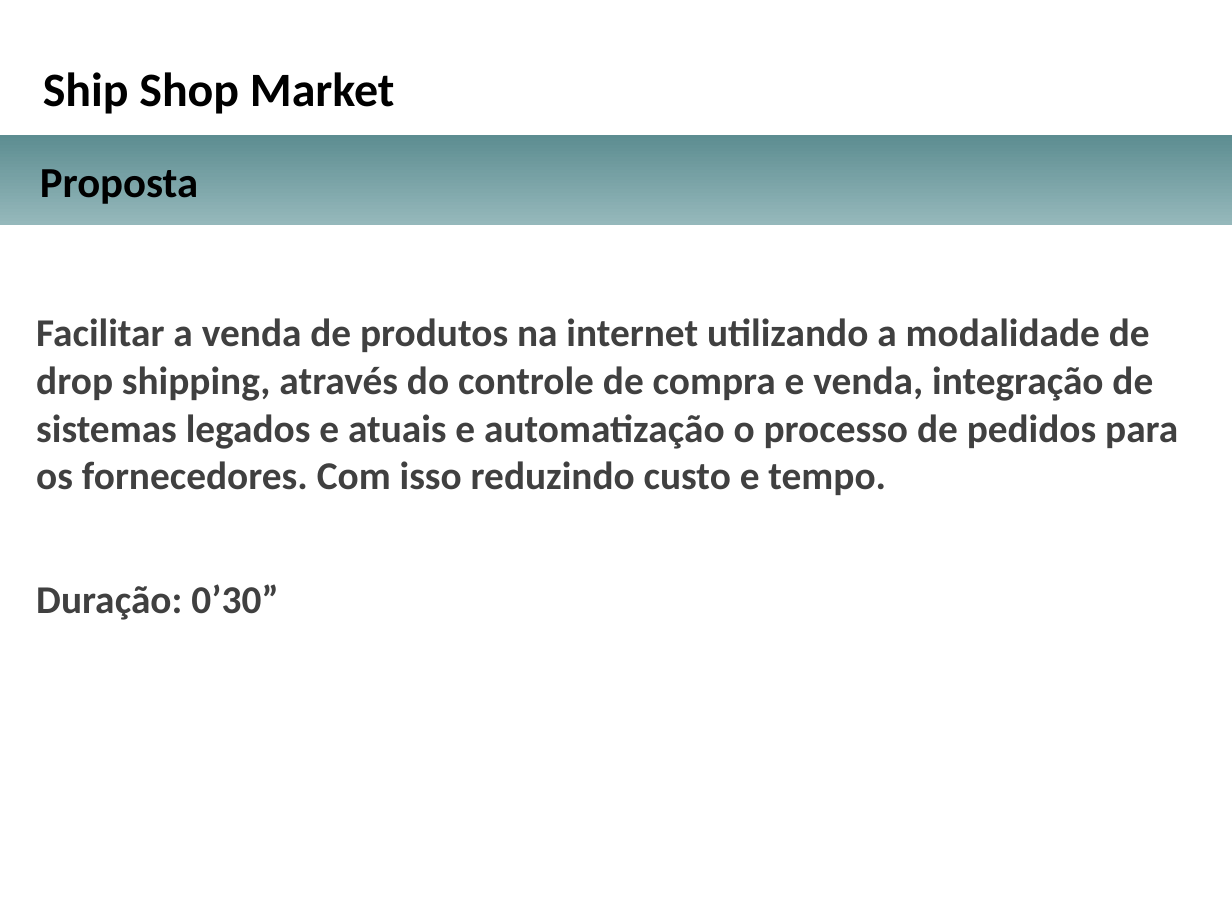
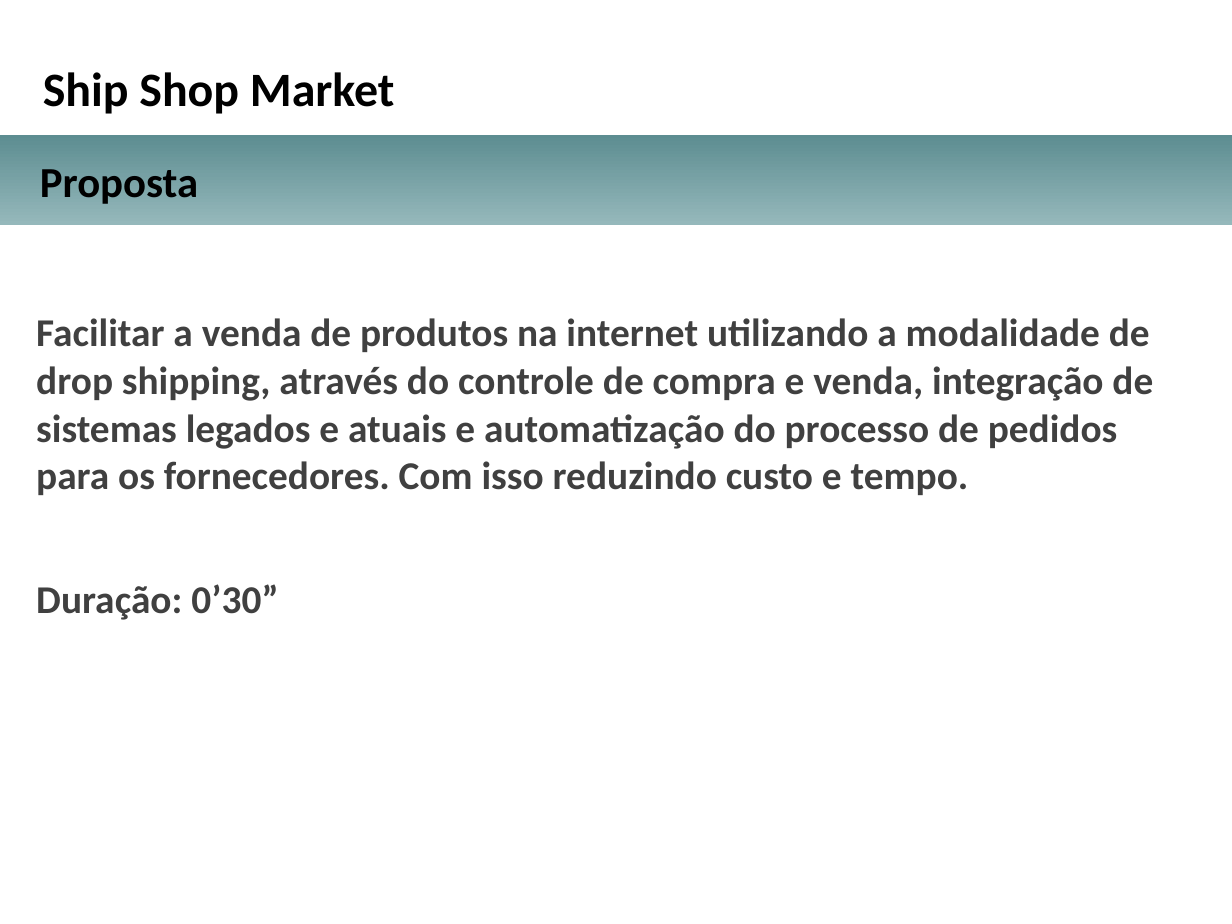
Before and after one commit to dvp333/tcc-arq-soft-dist, a slide deck: slide 2 of Enunciado e modelos/Orientação e Modelo para a Apresentação para a Banca/Apresentacao_projeto_arquitetural_TCC.pptx. Drawn at 1232x924 pixels with LibreOffice and Linux fonts; fonts in the diff are those of the drawing; background and template pictures are left out. Boxes give left, top, right and bottom in pixels: in the first picture for what was removed or moved away, otherwise in the second. Text is boxed around its words. In the diff, an @@ line names an element or a change of style, - is before the commit and + after.

```diff
--- a/Enunciado e modelos/Orientação e Modelo para a Apresentação para a Banca/Apresentacao_projeto_arquitetural_TCC.pptx
+++ b/Enunciado e modelos/Orientação e Modelo para a Apresentação para a Banca/Apresentacao_projeto_arquitetural_TCC.pptx
@@ text at bbox=[36, 318, 1153, 495]: text changed @@
-Facilitar a venda de produtos na internet utilizando a modalidade de drop shipping, através do controle de compra e venda, integração de sistemas legados e atuais e automatização o processo de pedidos para os fornecedores. Com isso reduzindo custo e tempo.
+Facilitar a venda de produtos na internet utilizando a modalidade de drop shipping, através do controle de compra e venda, integração de sistemas legados e atuais e automatização do processo de pedidos para os fornecedores. Com isso reduzindo custo e tempo.
```
Also in this commit, not shown: 3 other slides changed.
